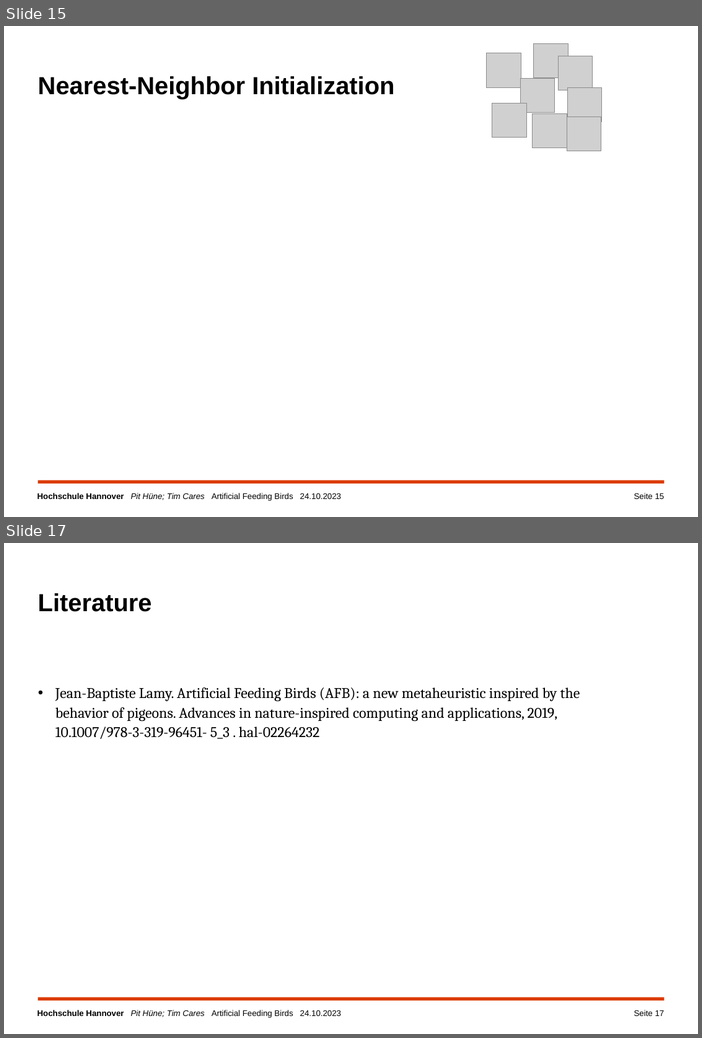
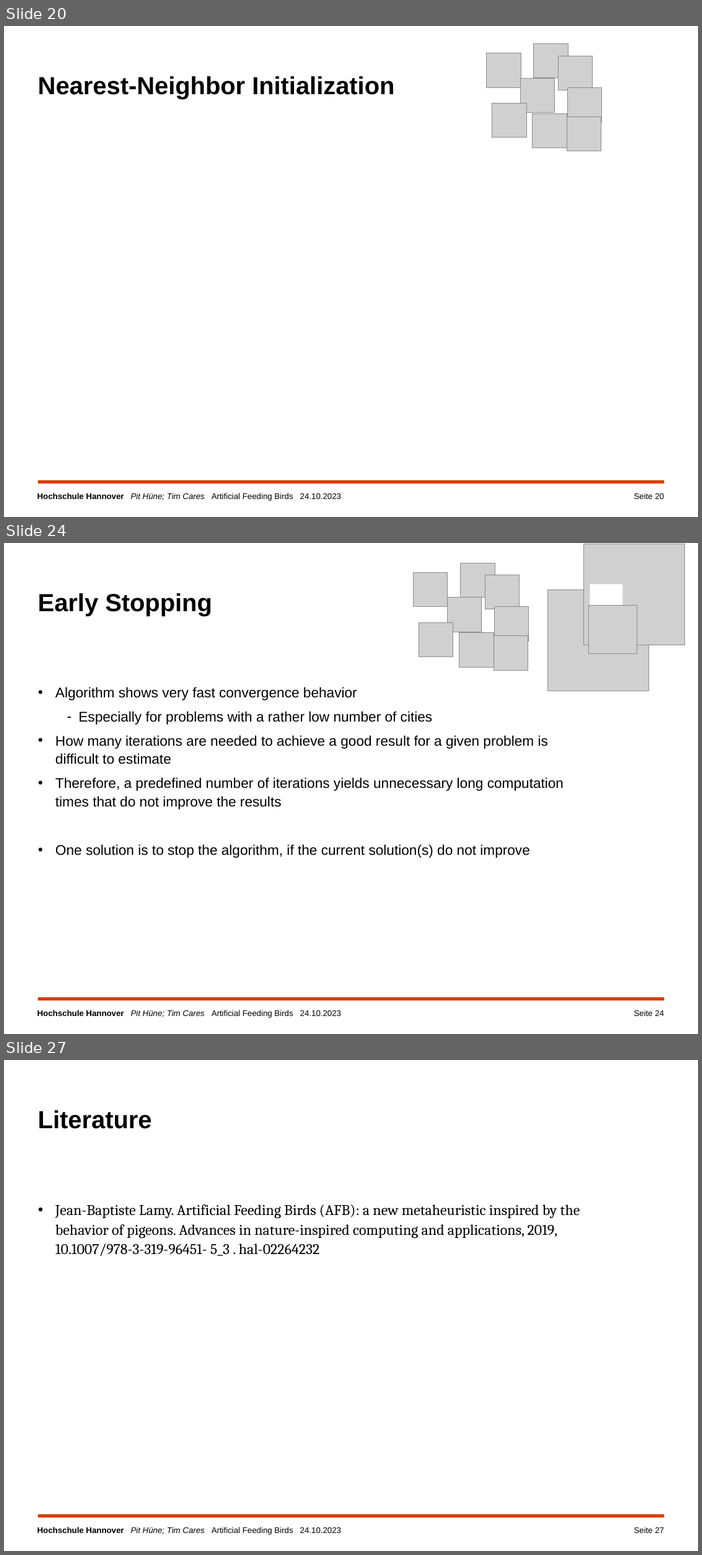
Before and after one commit to TimCares/AFB-Metaheuristic, a slide deck: doc/algorithm_improvements.pptx. Shown one above the other, each under a label of ours: slides 15 and 17 before the commit, slides 20, 24 and 27 after it; the slides between them are not shown. The pictures are 702x1038 and 702x1555 pixels, drawn with LibreOffice and Linux fonts; fonts in the diff are those of the drawing; grey boxes stand for pictures; background and template pictures are left out. Boxes give left, top, right and bottom in pixels: in the first picture for what was removed or moved away, otherwise in the second. Text is boxed around its words. In the diff, an @@ line names an element or a change of style, - is before the commit and + after.

Commit message:
Improvements

```diff
--- a/doc/algorithm_improvements.pptx
+++ b/doc/algorithm_improvements.pptx
@@ slide 24 added at [4,543,698,1034], background #FFFFFF; not listed: 2 template elements that a slide beside it also shows @@
@@ picture added at [414,572,449,607] @@
@@ picture added at [461,563,495,597] @@
@@ picture added at [485,575,520,609] @@
@@ title added at [38,593,212,616], 30 pt, text #000000, bold @@
+Early Stopping
@@ picture added at [448,598,482,632] @@
@@ picture added at [494,607,529,641] @@
@@ group added at [548,544,685,691]: 3 pictures, 1 rectangle @@
@@ picture added at [419,622,454,657] @@
@@ picture added at [460,633,494,667] @@
@@ picture added at [494,636,529,671] @@
@@ text added at [55,687,564,858], 17 pt, text #000000 @@
+  • Algorithm shows very fast convergence behavior
+    – Especially for problems with a rather low number of cities
+  • How many iterations are needed to achieve a good result for a given problem is difficult to estimate
+  • Therefore, a predefined number of iterations yields unnecessary long computation times that do not improve the results
+  • One solution is to stop the algorithm, if the current solution(s) do not improve
@@ page number added at [635,1010,665,1016], 10 pt, text #000000 @@
+Seite 24
@@ what was slide 15 is now slide 20 @@
@@ page number at [635,493,665,499]: text changed @@
-Seite 15
+Seite 20
@@ what was slide 17 is now slide 27 @@
@@ page number at [635,1527,665,1533]: text changed @@
-Seite 17
+Seite 27
```
Also in this commit, not shown: 7 slides changed, 9 other slides added, 17 other files.
